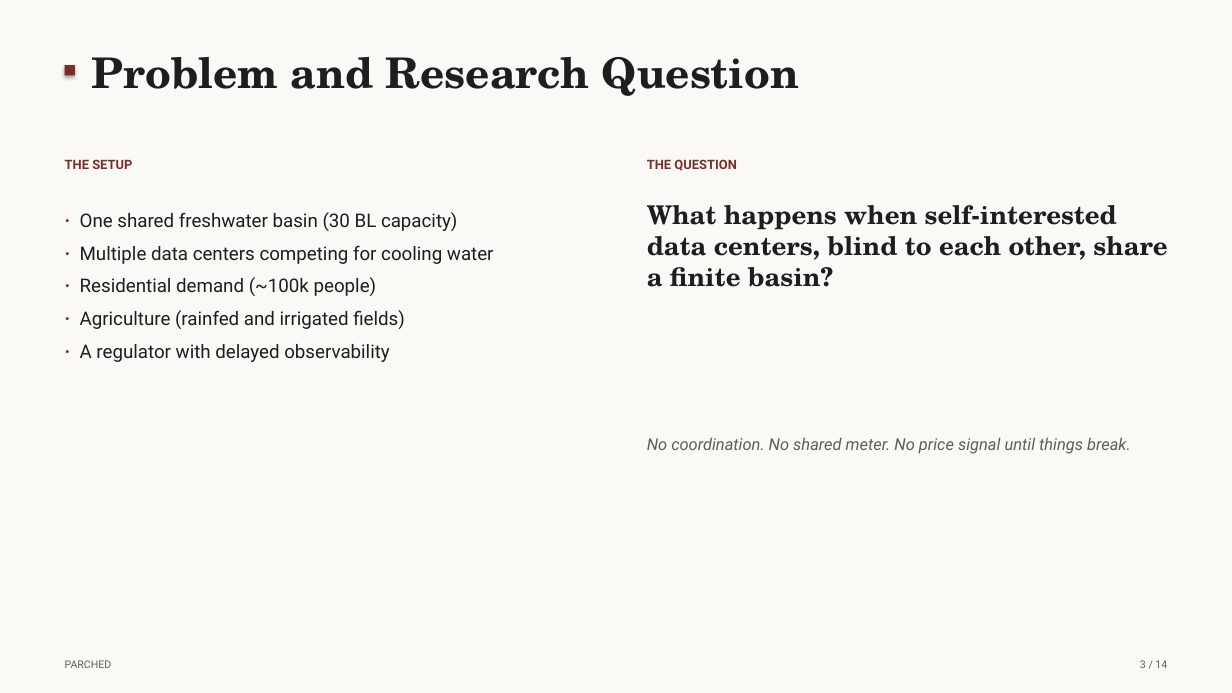
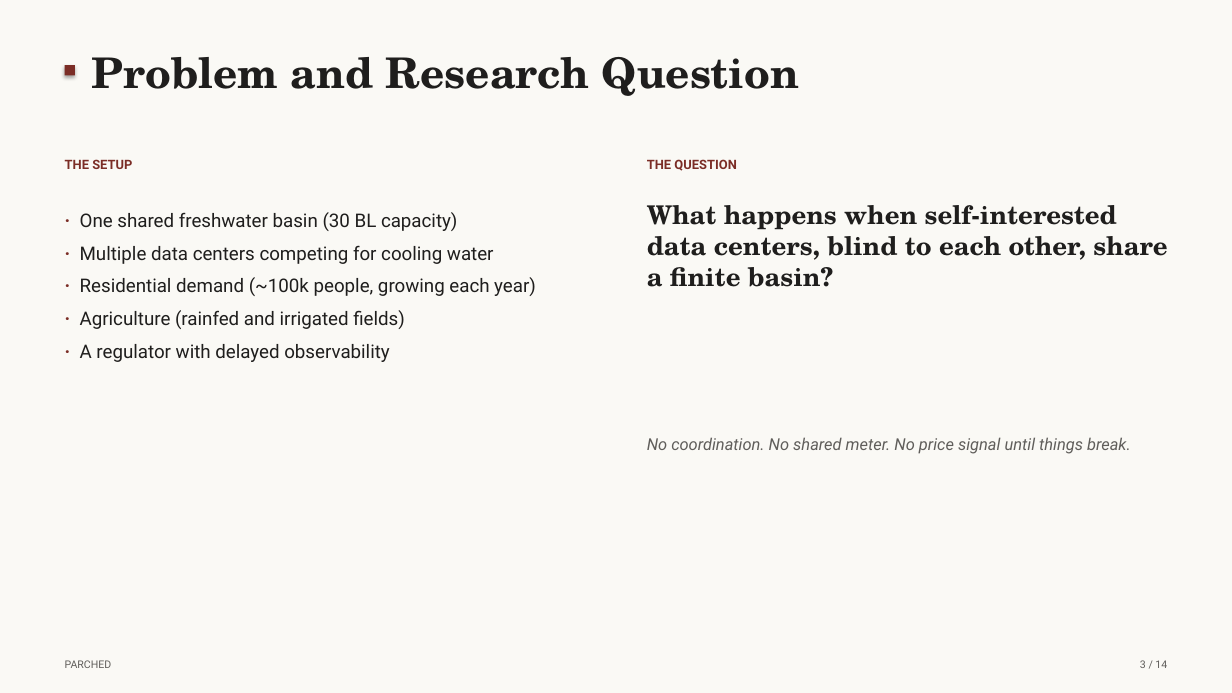
Before and after one commit to cup-noodlehS/ABM-project, a slide deck: slide 3 of presentation/PARCHED_final.pptx. Drawn at 1232x693 pixels with LibreOffice and Linux fonts; fonts in the diff are those of the drawing. Boxes give left, top, right and bottom in pixels: in the first picture for what was removed or moved away, otherwise in the second. Text is boxed around its words. In the diff, an @@ line names an element or a change of style, - is before the commit and + after.

```diff
--- a/presentation/PARCHED_final.pptx
+++ b/presentation/PARCHED_final.pptx
@@ text at [80,277,536,296]: text changed @@
-· Residential demand (~100k people)
+· Residential demand (~100k people, growing each year)
```
Also in this commit, not shown: 4 other slides changed, 3 other files.
